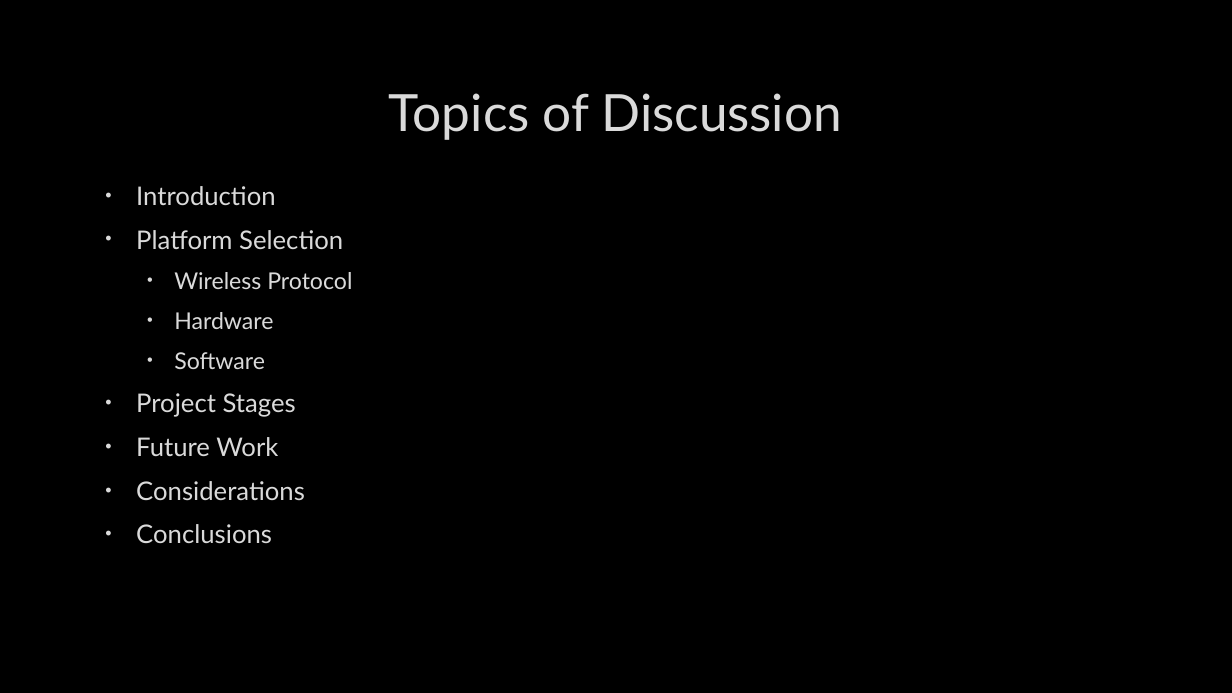
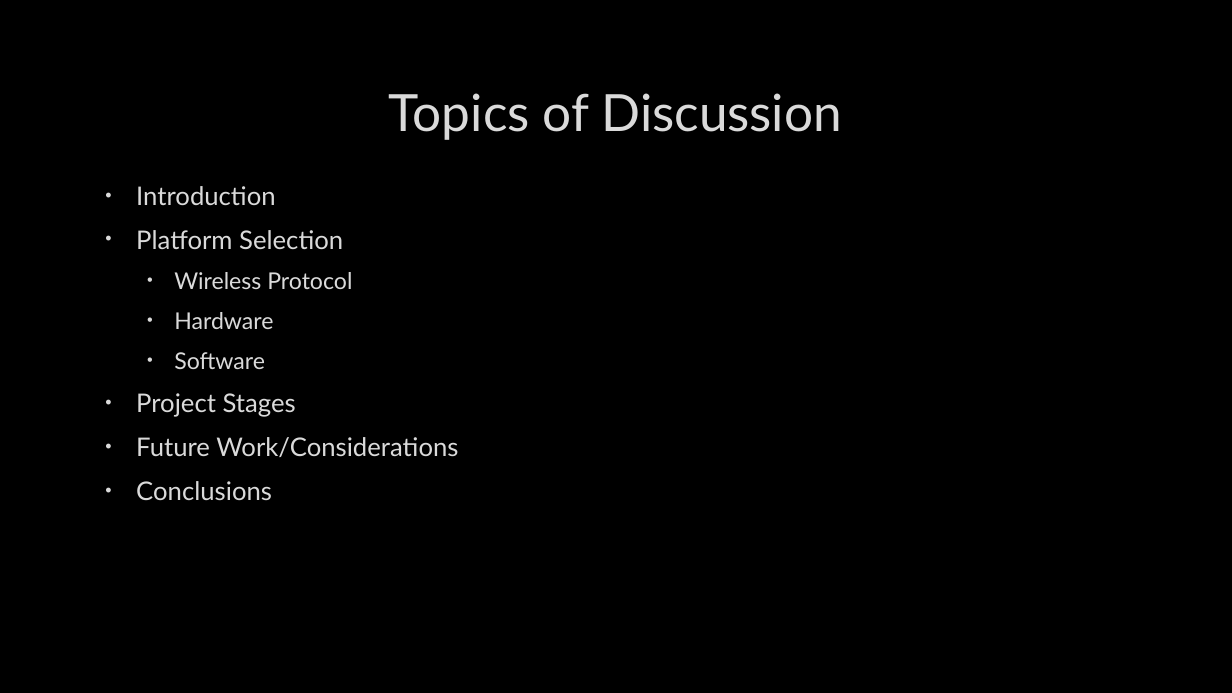
Before and after one commit to Polo08816/HomeAutomation, a slide deck: slide 2 of Documents/KevinKuo-COSC800-FinalPresentation.pptx. Drawn at 1232x693 pixels with LibreOffice and Linux fonts; fonts in the diff are those of the drawing; background and template pictures are left out. Boxes give left, top, right and bottom in pixels: in the first picture for what was removed or moved away, otherwise in the second. Text is boxed around its words. In the diff, an @@ line names an element or a change of style, - is before the commit and + after.

```diff
--- a/Documents/KevinKuo-COSC800-FinalPresentation.pptx
+++ b/Documents/KevinKuo-COSC800-FinalPresentation.pptx
@@ text at bbox=[136, 437, 458, 457]: text changed @@
-• Future Work
-• Considerations
+• Future Work/Considerations
```
Also in this commit, not shown: 1 other slide changed, 2 other files.
